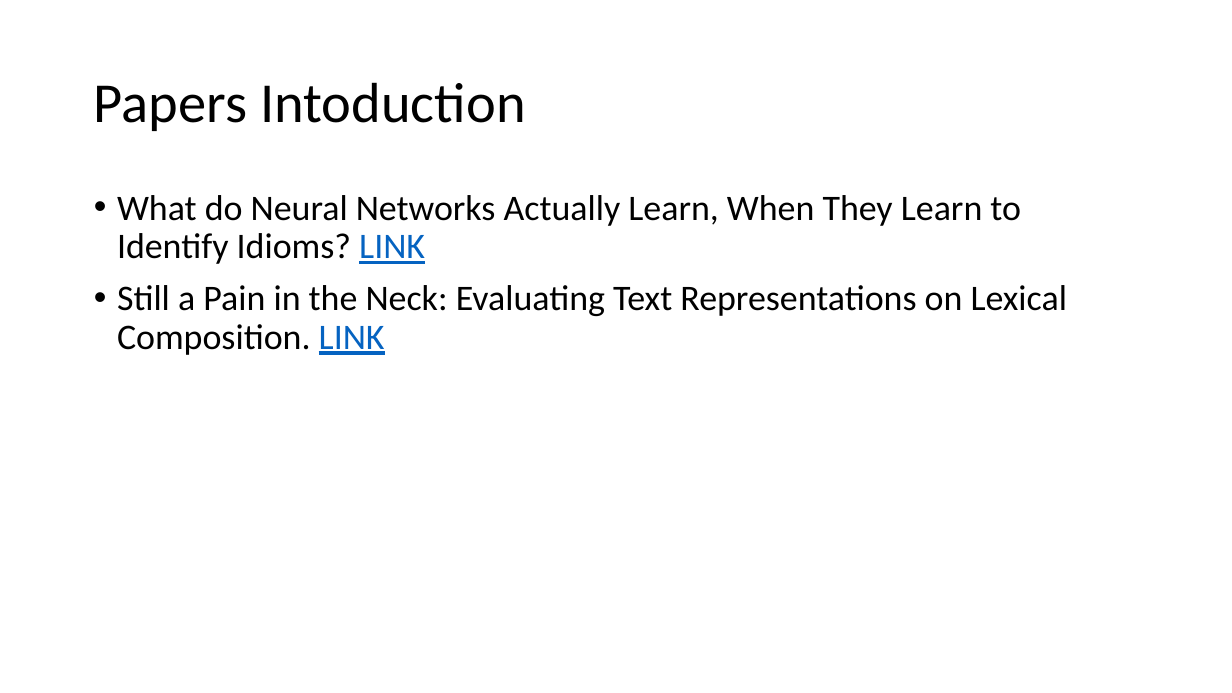
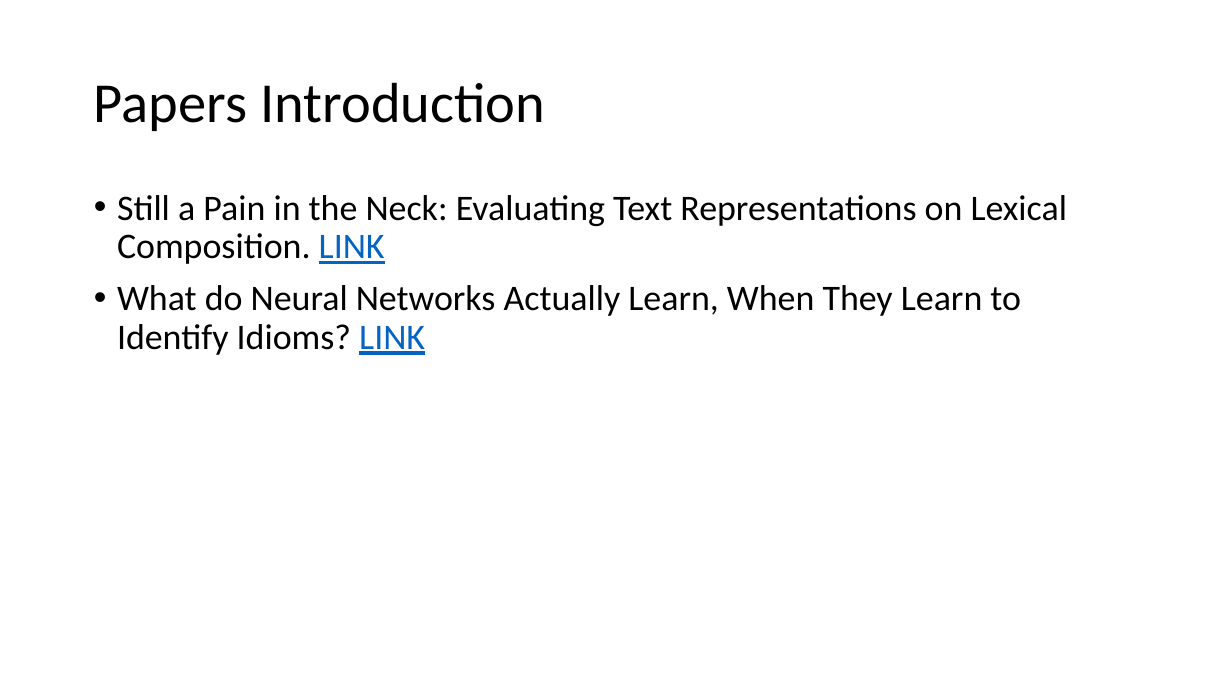
Before and after one commit to spacemanidol/AnalyzingNeuralLanguageModelsGroup1, a slide deck: slide 3 of PaperPresentation02202020.pptx. Drawn at 1232x693 pixels with LibreOffice and Linux fonts; fonts in the diff are those of the drawing. Boxes give left, top, right and bottom in pixels: in the first picture for what was removed or moved away, otherwise in the second. Text is boxed around its words. In the diff, an @@ line names an element or a change of style, - is before the commit and + after.

```diff
--- a/PaperPresentation02202020.pptx
+++ b/PaperPresentation02202020.pptx
@@ title at [94, 82, 545, 131]: text changed @@
-Papers Intoduction
+Papers Introduction
@@ text at [117, 195, 1068, 264]: paragraph added @@
+• Still a Pain in the Neck: Evaluating Text Representations on Lexical Composition. LINK
@@ text at [117, 285, 1068, 355]: paragraph removed @@
-• Still a Pain in the Neck: Evaluating Text Representations on Lexical Composition. LINK
```
Also in this commit, not shown: 3 other slides changed, 12 slides added, 5 slides removed, 2 other files.
